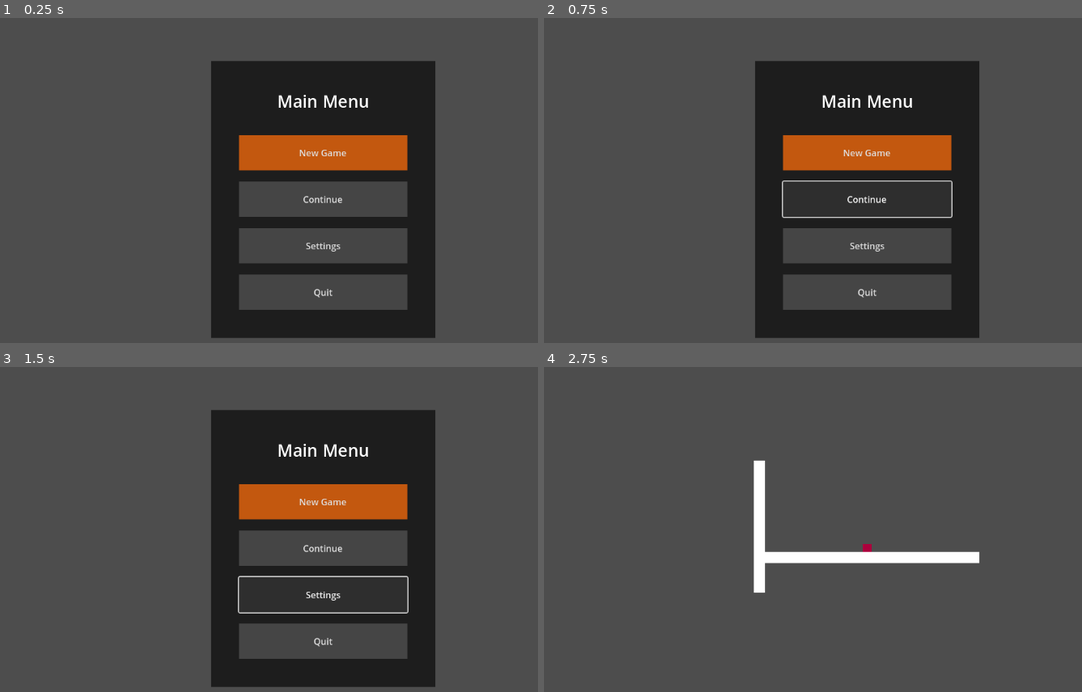
Above: before the commit, frames 1-4 (two rows, left to right).
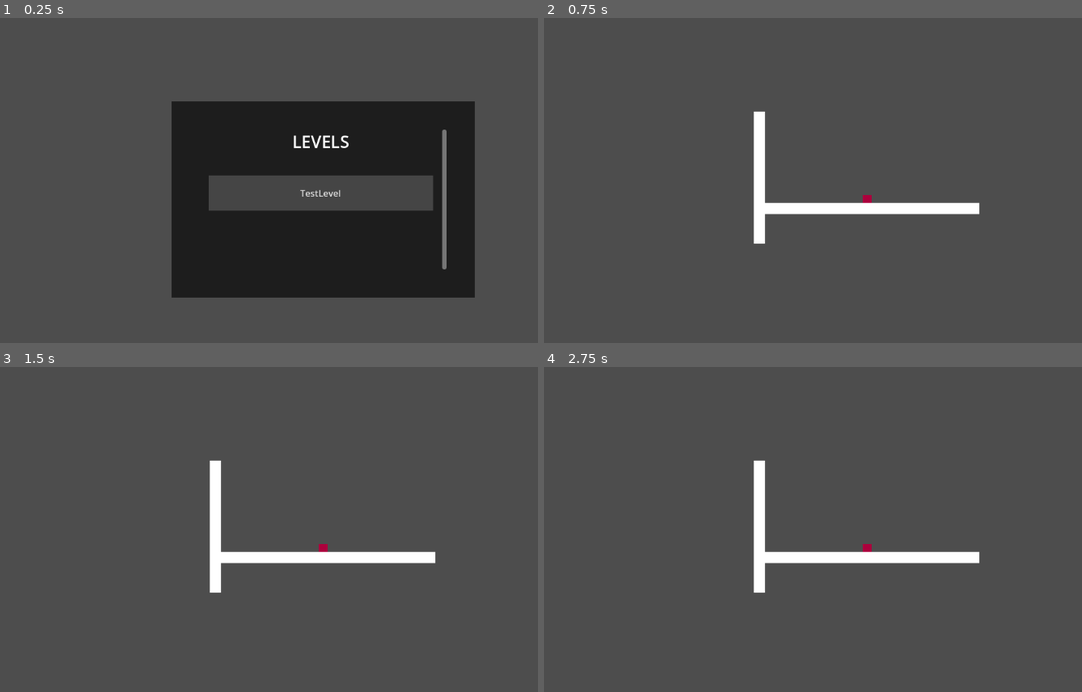
Above: after the commit, the same moments.

Repository: AHeathfield/MacGDC_LevelDesigner
Game: Godot game, scene res://Scenes/main.tscn
The game is run twice, just before and just after one commit, with the same random seed, the same clock (stepped at 60 frames per second) and the same inputs.
Inputs (mouse positions are in pixels of both pictures, inside the frame that each line leads up to):
- Up to frame 1 (0.25 s): no input
- Up to frame 2 (0.75 s): click (866, 193) at 0.5 s, where only the run after the commit has a clickable "TestLevel"
- Up to frame 3 (1.5 s): click (322, 594) at 1.25 s, where only the run before the commit has a clickable "Settings"
- Up to frame 4 (2.75 s): click (866, 500) at 2 s, where only the run before the commit has a clickable "New Game"

The runs differ from the first frame. In frame 1, 30% of the frame differs, in the area x 31-89%, y 13-99%; in frame 2, 29%; in frame 3, 30%, in the area x 38-81%, y 13-99%; in frame 4, nothing differs.

Commit message:
Added levels to level select screen and got all scene changes working good, quit button now goes back to the level select screen

Diff:
--- /dev/null
+++ b/Scenes/LevelButton.tscn
@@ -0,0 +1,9 @@
+[gd_scene load_steps=2 format=3 uid="uid://bcfb5bweasaet"]
+
+[ext_resource type="Script" uid="uid://cqosqct2qttvg" path="res://Scripts/LevelButton.gd" id="1_yoeyv"]
+
+[node name="LevelButton" type="Button"]
+text = "Test"
+script = ExtResource("1_yoeyv")
+
+[connection signal="pressed" from="." to="." method="_on_pressed"]
--- a/Scenes/LevelSelect.tscn
+++ b/Scenes/LevelSelect.tscn
@@ -30,50 +30,9 @@
 theme = ExtResource("2_1cx81")
 
 [node name="Label" type="Label" parent="PanelContainer/ScrollContainer/VBoxContainer"]
+custom_minimum_size = Vector2(400, 0)
 layout_mode = 2
 size_flags_horizontal = 4
 theme = ExtResource("2_1cx81")
 text = "LEVELS"
 horizontal_alignment = 1
-
-[node name="Label2" type="Label" parent="PanelContainer/ScrollContainer/VBoxContainer"]
-layout_mode = 2
-size_flags_horizontal = 4
-theme = ExtResource("2_1cx81")
-text = "LEVELS"
-horizontal_alignment = 1
-
-[node name="Label3" type="Label" parent="PanelContainer/ScrollContainer/VBoxContainer"]
-layout_mode = 2
-size_flags_horizontal = 4
-theme = ExtResource("2_1cx81")
-text = "LEVELS"
-horizontal_alignment = 1
-
-[node name="Label4" type="Label" parent="PanelContainer/ScrollContainer/VBoxContainer"]
-layout_mode = 2
-size_flags_horizontal = 4
-theme = ExtResource("2_1cx81")
-text = "LEVELS"
-horizontal_alignment = 1
-
-[node name="Label5" type="Label" parent="PanelContainer/ScrollContainer/VBoxContainer"]
-layout_mode = 2
-size_flags_horizontal = 4
-theme = ExtResource("2_1cx81")
-text = "LEVELS"
-horizontal_alignment = 1
-
-[node name="Label6" type="Label" parent="PanelContainer/ScrollContainer/VBoxContainer"]
-layout_mode = 2
-size_flags_horizontal = 4
-theme = ExtResource("2_1cx81")
-text = "LEVELS"
-horizontal_alignment = 1
-
-[node name="Label7" type="Label" parent="PanelContainer/ScrollContainer/VBoxContainer"]
-layout_mode = 2
-size_flags_horizontal = 4
-theme = ExtResource("2_1cx81")
-text = "LEVELS"
-horizontal_alignment = 1
--- a/Scenes/MainMenu.tscn
+++ b/Scenes/MainMenu.tscn
@@ -1,47 +1,50 @@
-[gd_scene load_steps=3 format=3 uid="uid://phkrqlffue7m"]
+[gd_scene load_steps=3 format=3 uid="uid://pn6s2xy0ls4l"]
 
 [ext_resource type="Script" uid="uid://hiubs1amfp32" path="res://Scripts/MainMenu.gd" id="1_853f1"]
 [ext_resource type="Theme" uid="uid://cifgpqtuvhhs1" path="res://Styles/main_menu_theme.tres" id="1_tt5f1"]
 
-[node name="MainMenu" type="CenterContainer"]
+[node name="MainMenu" type="CanvasLayer"]
+script = ExtResource("1_853f1")
+
+[node name="CenterContainer" type="CenterContainer" parent="."]
 anchors_preset = 15
 anchor_right = 1.0
 anchor_bottom = 1.0
 grow_horizontal = 2
 grow_vertical = 2
-script = ExtResource("1_853f1")
 
-[node name="PanelContainer" type="PanelContainer" parent="."]
+[node name="PanelContainer" type="PanelContainer" parent="CenterContainer"]
 custom_minimum_size = Vector2(400, 0)
 layout_mode = 2
 theme = ExtResource("1_tt5f1")
 
-[node name="VBoxContainer" type="VBoxContainer" parent="PanelContainer"]
+[node name="VBoxContainer" type="VBoxContainer" parent="CenterContainer/PanelContainer"]
 layout_mode = 2
 theme = ExtResource("1_tt5f1")
 
-[node name="Label" type="Label" parent="PanelContainer/VBoxContainer"]
+[node name="Label" type="Label" parent="CenterContainer/PanelContainer/VBoxContainer"]
 layout_mode = 2
 theme = ExtResource("1_tt5f1")
 text = "Main Menu"
 horizontal_alignment = 1
 
-[node name="NewGame" type="Button" parent="PanelContainer/VBoxContainer"]
+[node name="NewGame" type="Button" parent="CenterContainer/PanelContainer/VBoxContainer"]
 layout_mode = 2
 theme = ExtResource("1_tt5f1")
 theme_type_variation = &"NewGameButton"
 text = "New Game"
 
-[node name="Button2" type="Button" parent="PanelContainer/VBoxContainer"]
+[node name="Button2" type="Button" parent="CenterContainer/PanelContainer/VBoxContainer"]
 layout_mode = 2
 text = "Continue"
 
-[node name="Button3" type="Button" parent="PanelContainer/VBoxContainer"]
+[node name="Button3" type="Button" parent="CenterContainer/PanelContainer/VBoxContainer"]
 layout_mode = 2
 text = "Settings"
 
-[node name="Quit" type="Button" parent="PanelContainer/VBoxContainer"]
+[node name="Quit" type="Button" parent="CenterContainer/PanelContainer/VBoxContainer"]
 layout_mode = 2
 text = "Quit"
 
-[connection signal="pressed" from="PanelContainer/VBoxContainer/NewGame" to="." method="_on_new_game_pressed"]
+[connection signal="pressed" from="CenterContainer/PanelContainer/VBoxContainer/NewGame" to="." method="_on_new_game_pressed"]
+[connection signal="pressed" from="CenterContainer/PanelContainer/VBoxContainer/Quit" to="." method="_on_quit_pressed"]
--- a/Scenes/main.tscn
+++ b/Scenes/main.tscn
@@ -2,7 +2,7 @@
 
 [ext_resource type="Script" uid="uid://cvv747uc0l3p0" path="res://Scripts/GameManager.gd" id="1_jjgbg"]
 [ext_resource type="Script" path="res://Scripts/World2d.gd" id="2_8gbba"]
-[ext_resource type="PackedScene" uid="uid://phkrqlffue7m" path="res://Scenes/MainMenu.tscn" id="2_bo1nx"]
+[ext_resource type="PackedScene" uid="uid://b27cmmm25qbc5" path="res://Scenes/LevelSelect.tscn" id="3_jjvhh"]
 
 [node name="GameManager" type="Node" node_paths=PackedStringArray("world_2d", "gui")]
 script = ExtResource("1_jjgbg")
@@ -20,6 +20,5 @@
 grow_horizontal = 2
 grow_vertical = 2
 
-[node name="CanvasLayer" type="CanvasLayer" parent="GUI"]
-
-[node name="MainMenu" parent="GUI/CanvasLayer" instance=ExtResource("2_bo1nx")]
+[node name="LevelSelect" parent="GUI" instance=ExtResource("3_jjvhh")]
+layout_mode = 1
--- a/Scripts/GameManager.gd
+++ b/Scripts/GameManager.gd
@@ -12,37 +12,58 @@
 
 var current_2d_scene
 var current_gui_scene
+var removedNodes := {}
+var hiddenNodes := {}
+
 var isGamePaused := false
 
 
 func _ready() -> void:
 	# In Project Settings->Global is where Global is defined
 	Global.game_manager = self
-	current_gui_scene = $GUI/CanvasLayer/MainMenu # CanvasLayer means always on screen even if there is a camera
+	current_gui_scene = $GUI/LevelSelect
+
+	#current_gui_scene = $GUI/CanvasLayer/MainMenu # CanvasLayer means always on screen even if there is a camera
 
 
 func toggle_gui_visibility() -> void:
-	if (current_gui_scene.visible):
-		current_gui_scene.visible = false
-	else:
-		current_gui_scene.visible = true
+	current_gui_scene.visible = !current_gui_scene.visible
 
 
-func change_gui_scene(new_scene: String, scene_action: SceneAction) -> void:
+func remove_gui_scene(scene_action: SceneAction) -> void:
 	if current_gui_scene != null:
 		match scene_action:
 			SceneAction.DELETE:
 				current_gui_scene.queue_free()
 			SceneAction.HIDE:
 				current_gui_scene.visible = false
+				hiddenNodes[current_gui_scene.scene_file_path] = current_gui_scene
 			SceneAction.REMOVE:
 				gui.remove_child(current_gui_scene)
-	var new = load(new_scene).instantiate()
-	gui.add_child(new)
-	current_gui_scene = new
+				removedNodes[current_gui_scene.scene_file_path] = current_gui_scene
 
 
-func change_2d_scene(new_scene: String, scene_action: SceneAction) -> void:
+# Right now I only suspect 1 scene at a time, can easily change it by making current_gui_scene just like var new
+func add_gui_scene(scene_path: String):
+	if (hiddenNodes.has(scene_path)):
+		current_gui_scene = hiddenNodes[scene_path]
+		hiddenNodes.erase(scene_path)
+		# We still may want that node to be hidden
+	elif (removedNodes.has(scene_path)):
+		current_gui_scene = removedNodes[scene_path]
+		removedNodes.erase(scene_path)
+	else:
+		current_gui_scene = load(scene_path).instantiate()
+		gui.add_child(current_gui_scene)
+
+
+# Shortcut method pre much
+func change_gui_scene(scene_path: String, scene_action: SceneAction) -> void:
+	remove_gui_scene(scene_action)
+	add_gui_scene(scene_path)
+
+
+func remove_2d_scene(scene_action: SceneAction):
 	isGamePaused = false # In case game was paused
 	if current_2d_scene != null:
 		match scene_action:
@@ -50,8 +71,25 @@
 				current_2d_scene.queue_free()
 			SceneAction.HIDE:
 				current_2d_scene.visible = false
+				hiddenNodes[current_2d_scene.scene_file_path] = current_2d_scene
 			SceneAction.REMOVE:
 				world_2d.remove_child(current_2d_scene)
-	var new = load(new_scene).instantiate()
-	world_2d.add_child(new)
-	current_2d_scene = new
+				removedNodes[current_2d_scene.scene_file_path] = current_2d_scene
+
+
+func add_2d_scene(scene_path: String):
+	if (hiddenNodes.has(scene_path)):
+		current_2d_scene = hiddenNodes[scene_path]
+		hiddenNodes.erase(scene_path)
+		# We still may want that node to be hidden
+	elif (removedNodes.has(scene_path)):
+		current_2d_scene = removedNodes[scene_path]
+		removedNodes.erase(scene_path)
+	else:
+		current_2d_scene = load(scene_path).instantiate()
+		world_2d.add_child(current_2d_scene)
+
+
+func change_2d_scene(scene_path: String, scene_action: SceneAction) -> void:
+	remove_2d_scene(scene_action)
+	add_2d_scene(scene_path)
--- /dev/null
+++ b/Scripts/LevelButton.gd
@@ -0,0 +1,12 @@
+extends Button
+
+func _on_pressed():
+	var levelPath = "res://Scenes/Levels/" + self.text + ".tscn"
+	var gm = Global.game_manager
+	if (FileAccess.file_exists(levelPath)):
+		gm.change_2d_scene(levelPath, gm.SceneAction.DELETE)
+		gm.change_gui_scene("res://Scenes/MainMenu.tscn", gm.SceneAction.HIDE)
+		gm.current_gui_scene.visible = false
+
+	# Hiding the GUI
+	#gm.current_gui_scene.visible = false
--- a/Scripts/LevelSelect.gd
+++ b/Scripts/LevelSelect.gd
@@ -9,6 +9,10 @@
 
 func _ready() -> void:
 	# Creates all the buttons to access the specific levels
+	var vBox = $PanelContainer/ScrollContainer/VBoxContainer
+	var levelButtonScene = preload("res://Scenes/LevelButton.tscn")
 	for level in levelNames:
-		# Add level creation
-		print(level)
+		# Creating level
+		var newButton = levelButtonScene.instantiate()
+		newButton.text = level
+		vBox.add_child(newButton)
--- a/Scripts/MainMenu.gd
+++ b/Scripts/MainMenu.gd
@@ -1,10 +1,18 @@
-extends CenterContainer
+extends CanvasLayer
+
+var gm := Global.game_manager
 
 func _on_new_game_pressed() -> void:
 	# Deleting whatever 2D scene is loaded
 	print("Starting new game")
-	var gm = Global.game_manager
 	gm.change_2d_scene("res://Scenes/Levels/TestLevel.tscn", gm.SceneAction.DELETE)
 
 	# Hiding the GUI
 	gm.current_gui_scene.visible = false
+
+
+func _on_quit_pressed():
+	print("Going back to level select")
+	gm.remove_2d_scene(gm.SceneAction.DELETE)
+	gm.change_gui_scene("res://Scenes/LevelSelect.tscn", gm.SceneAction.HIDE)
+	gm.current_gui_scene.visible = true
--- a/project.godot
+++ b/project.godot
@@ -21,7 +21,7 @@
 
 [editor_plugins]
 
-enabled=PackedStringArray("res://addons/godot-vim/plugin.cfg")
+enabled=PackedStringArray()
 
 [input]
 
Not shown: 1 places in Scenes/LevelSelect.tscn that only renumber resources
Not shown, added: Scripts/LevelButton.gd.uid
